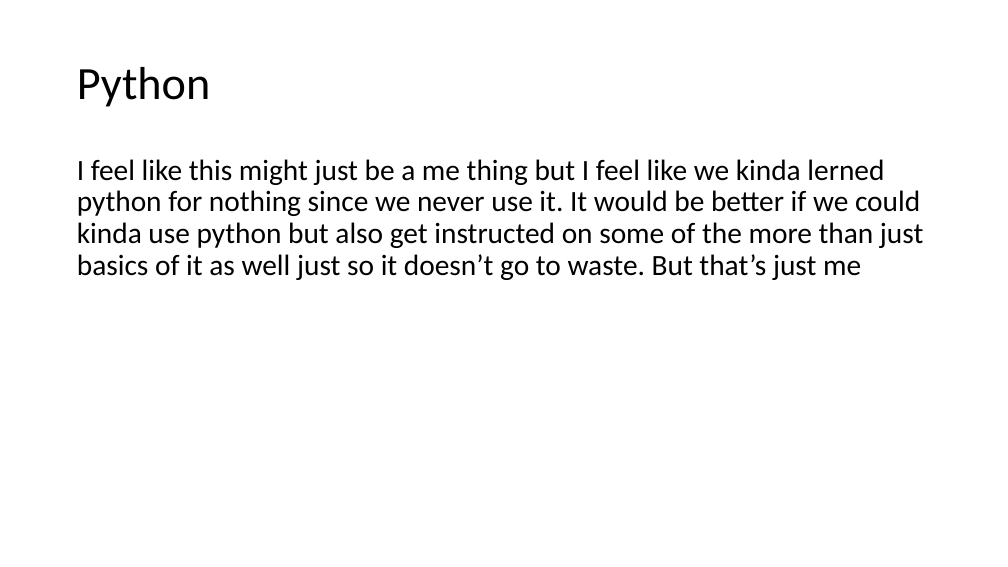
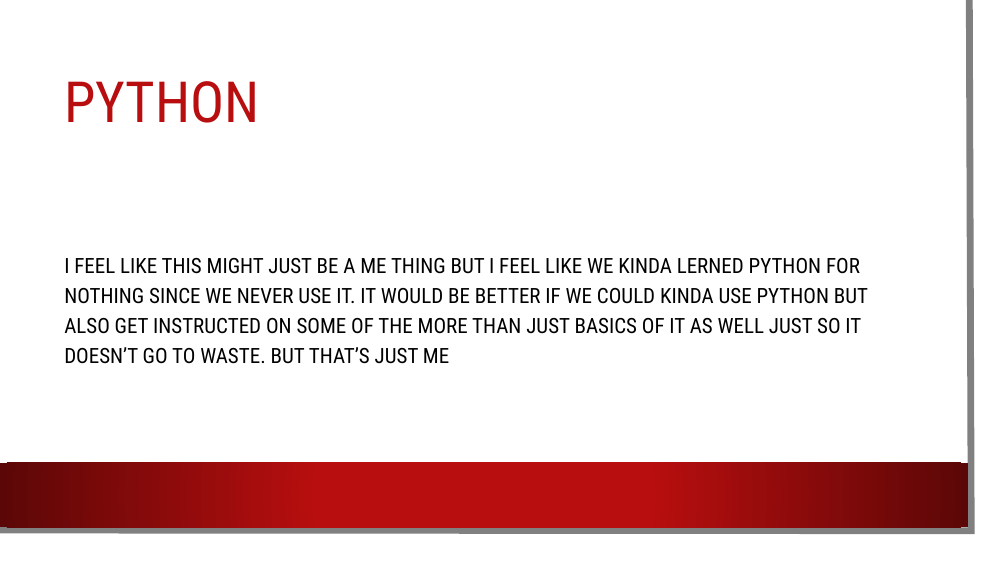
Before and after one commit to csmith1188/docpacs2122, a slide deck: slide 6 of docpac_mar18/Jaysin/ShourSnourGlass.pptx. Drawn at 1008x567 pixels with LibreOffice and Linux fonts; fonts in the diff are those of the drawing; background and template pictures are left out. Boxes give left, top, right and bottom in pixels: in the first picture for what was removed or moved away, otherwise in the second. Text is boxed around its words. In the diff, an @@ line names an element or a change of style, - is before the commit and + after.

```diff
--- a/docpac_mar18/Jaysin/ShourSnourGlass.pptx
+++ b/docpac_mar18/Jaysin/ShourSnourGlass.pptx
@@ rectangle added at (x1=0, y1=0, x2=991, y2=550), fill #FFFFFF @@
@@ freeform shape added at (x1=0, y1=0, x2=972, y2=531), outline #808080 6.5 pt @@
@@ title at (x1=64, y1=81, x2=259, y2=123): text changed; size 44 to 54 pt; font Calibri to Roboto Condensed; text colour #000000 to #B80E0F @@
-Python
+PYTHON
@@ text "I FEEL LIKE THIS MIGHT ..." at (x1=64, y1=258, x2=868, y2=364): vertical alignment top to middle @@
@@ text at (x1=64, y1=258, x2=868, y2=364): text changed; size 28 to 20 pt; font Calibri to Roboto Condensed @@
-I feel like this might just be a me thing but I feel like we kinda lerned python for nothing since we never use it. It would be better if we could kinda use python but also get instructed on some of the more than just basics of it as well just so it doesn’t go to waste. But that’s just me
+I FEEL LIKE THIS MIGHT JUST BE A ME THING BUT I FEEL LIKE WE KINDA LERNED PYTHON FOR NOTHING SINCE WE NEVER USE IT. IT WOULD BE BETTER IF WE COULD KINDA USE PYTHON BUT ALSO GET INSTRUCTED ON SOME OF THE MORE THAN JUST BASICS OF IT AS WELL JUST SO IT DOESN’T GO TO WASTE. BUT THAT’S JUST ME
@@ rectangle added at (x1=0, y1=463, x2=968, y2=527), fill gradient #B80E0F to #5C0707 @@
```
Also in this commit, not shown: 6 other slides changed.
